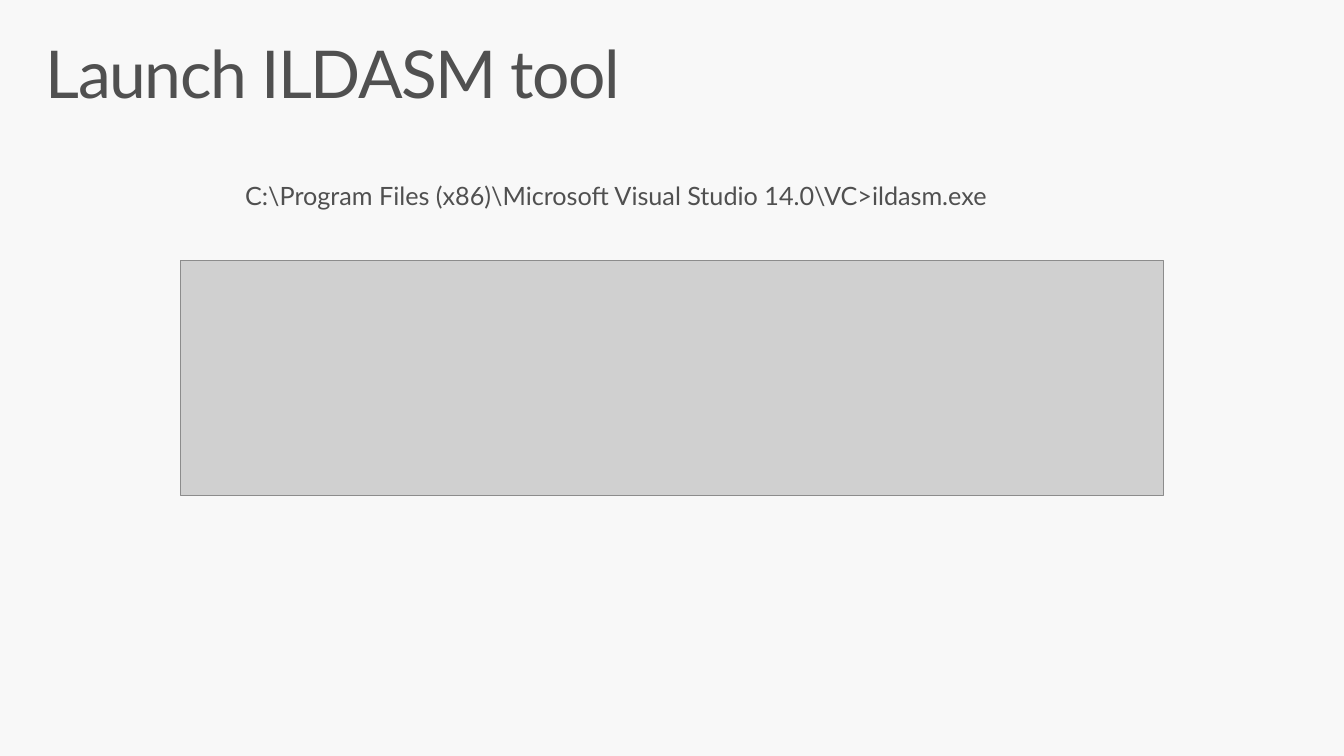
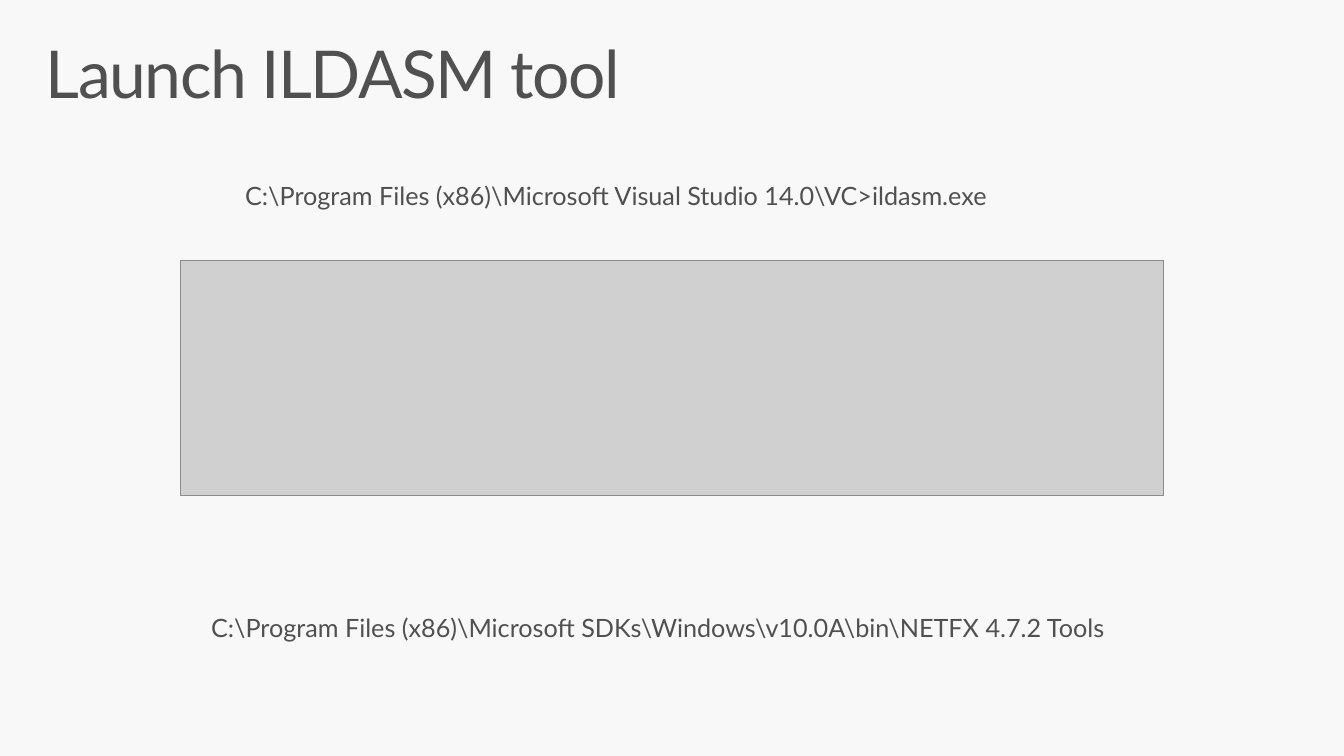
Before and after one commit to DotNetConfTh/dotnetconfth.github.io, a slide deck: slide 22 of dotnetconf/Technical/Decks/Aaron_NetStandard/Build Great Libraries using .NET Standard-Aaron.pptx. Drawn at 1344x756 pixels with LibreOffice and Linux fonts; fonts in the diff are those of the drawing; grey boxes stand for pictures; background and template pictures are left out. Boxes give left, top, right and bottom in pixels: in the first picture for what was removed or moved away, otherwise in the second. Text is boxed around its words. In the diff, an @@ line names an element or a change of style, - is before the commit and + after.

Commit message:
update .NET class library Windows SDK path closing presentation

```diff
--- a/dotnetconf/Technical/Decks/Aaron_NetStandard/Build Great Libraries using .NET Standard-Aaron.pptx
+++ b/dotnetconf/Technical/Decks/Aaron_NetStandard/Build Great Libraries using .NET Standard-Aaron.pptx
@@ text added at (x1=211, y1=617, x2=1104, y2=642), 18 pt, text #505050 @@
+C:\Program Files (x86)\Microsoft SDKs\Windows\v10.0A\bin\NETFX 4.7.2 Tools
```
Also in this commit, not shown: 1 other slide changed, 1 other file.
